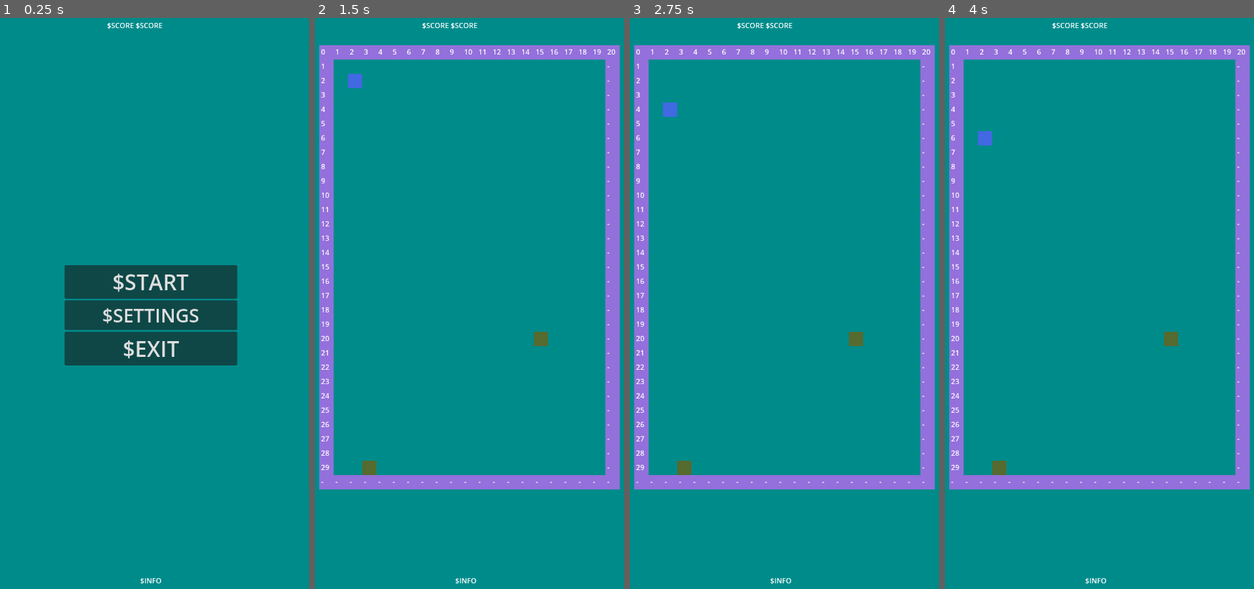
Above: before the commit, frames 1-4 (left to right).
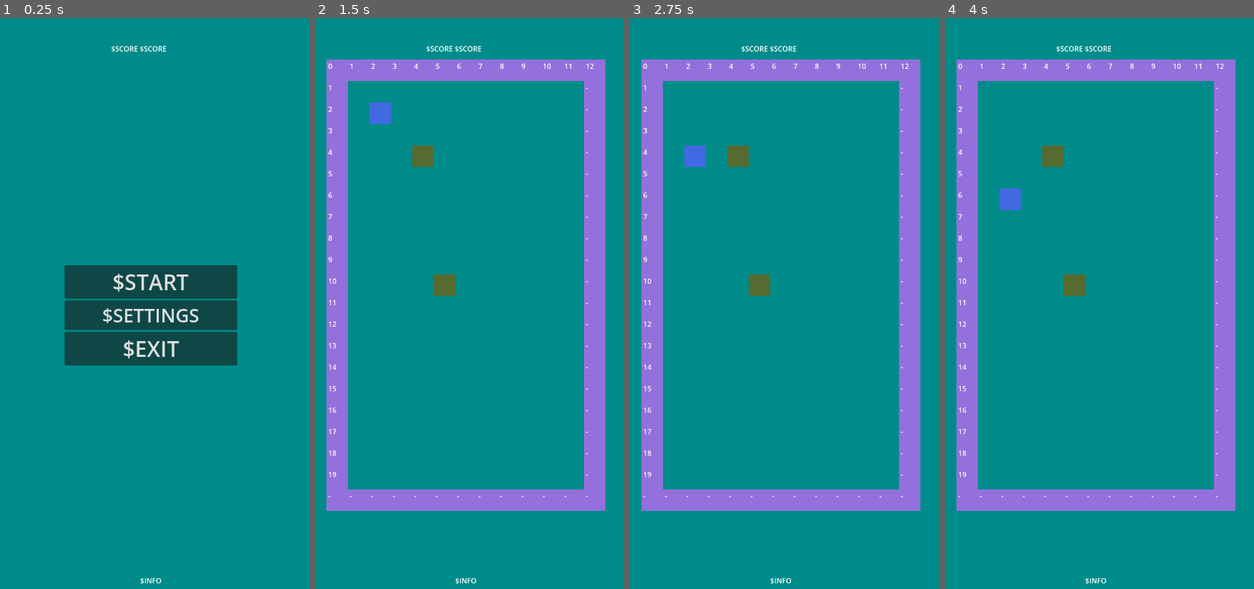
Above: after the commit, the same moments.

Repository: code-with-max/classic_snake_4
Game: Godot game, scene res://giu.tscn
Same seed, same stepped clock (60 frames per second), same inputs: the game is played once before the commit and once after it.
Inputs (mouse positions are in pixels of both pictures, inside the frame that each line leads up to):
- Up to frame 1 (0.25 s): no input
- Up to frame 2 (1.5 s): click "$START" at 0.5 s; tap Enter at 1.25 s; move the mouse to (537, 274) at 1.27 s
- Up to frame 3 (2.75 s): tap Space at 2 s; move the mouse to (716, 332) at 2.02 s
- Up to frame 4 (4 s): tap Enter at 2.75 s; move the mouse to (1127, 177) at 2.77 s; tap Space at 3.5 s; move the mouse to (1080, 417) at 3.52 s

The runs differ from the first frame. In frame 1, 0.2% of the frame differs, in the area x 34-54%, y 0-7%; in frame 2, 26%; in frame 3, 26%, in the area x 1-99%, y 0-87%; in frame 4, 26%.

Commit message:
Change scale to 48 pix

Diff:
--- a/food.tscn
+++ b/food.tscn
@@ -3,19 +3,19 @@
 [ext_resource type="Script" path="res://Food.gd" id="1_01fob"]
 
 [sub_resource type="RectangleShape2D" id="RectangleShape2D_ib4qw"]
-size = Vector2(30, 30)
+size = Vector2(46, 46)
 
 [node name="Food" type="Node2D" groups=["food"]]
 script = ExtResource( "1_01fob" )
 
 [node name="ColorRect" type="ColorRect" parent="."]
-offset_right = 32.0
-offset_bottom = 32.0
+offset_right = 48.0
+offset_bottom = 48.0
 
 [node name="Area2D" type="Area2D" parent="."]
 collision_layer = 8
 collision_mask = 0
 
 [node name="CollisionShape2D" type="CollisionShape2D" parent="Area2D"]
-position = Vector2(16, 16)
+position = Vector2(24, 24)
 shape = SubResource( "RectangleShape2D_ib4qw" )
--- a/giu.gd
+++ b/giu.gd
@@ -26,7 +26,7 @@
 #	$MC_center.visible = false
 #	$MC_center.set_visible(false)
 	$MC_center.hide()
-	snake_pit.set_position(Vector2(32, 64))
+	snake_pit.set_position(Vector2(48, 96))
 	add_child(snake_pit)
 	snake_pit.pit_is_destroyed.connect(on_pit_is_destroyed)
 
--- a/giu.tscn
+++ b/giu.tscn
@@ -19,9 +19,12 @@
 [node name="MC_top" type="MarginContainer" parent="."]
 anchor_left = 0.5
 anchor_right = 0.5
-offset_left = -98.0
-offset_right = 98.0
-offset_bottom = 40.0
+offset_left = -89.0
+offset_top = 52.0
+offset_right = 107.0
+offset_bottom = 92.0
+grow_horizontal = 2
+metadata/_edit_layout_mode = 1
 
 [node name="HBox" type="HBoxContainer" parent="MC_top"]
 offset_right = 196.0
--- a/globals.gd
+++ b/globals.gd
@@ -1,7 +1,7 @@
 extends Node
 
 
-const STEP = 32
+const STEP = 48
 const TIME_STEP = 0.8
 const DIRECTION_RELATIVE = 1
 
--- a/snake_head.tscn
+++ b/snake_head.tscn
@@ -3,21 +3,21 @@
 [ext_resource type="Script" path="res://Snake_head.gd" id="1_y1hmn"]
 
 [sub_resource type="RectangleShape2D" id="RectangleShape2D_i0a86"]
-size = Vector2(30, 30)
+size = Vector2(46, 46)
 
 [node name="Snake_head" type="Node2D"]
 script = ExtResource( "1_y1hmn" )
 
 [node name="ColorRect" type="ColorRect" parent="."]
-offset_right = 32.0
-offset_bottom = 32.0
+offset_right = 48.0
+offset_bottom = 48.0
 color = Color(0.0352941, 0.0196078, 1, 1)
 
 [node name="Area2D" type="Area2D" parent="ColorRect"]
 collision_mask = 14
 
 [node name="CollisionShape2D" type="CollisionShape2D" parent="ColorRect/Area2D"]
-position = Vector2(16, 16)
+position = Vector2(24, 24)
 shape = SubResource( "RectangleShape2D_i0a86" )
 
 [connection signal="area_entered" from="ColorRect/Area2D" to="." method="_on_area_2d_area_entered"]
--- a/snake_pit.gd
+++ b/snake_pit.gd
@@ -22,7 +22,7 @@
 	$Time_step.set_wait_time(G.TIME_STEP)
 	draw_walls()
 	head = Snake_head.instantiate()
-	head.set_position(Vector2(64, 64))
+	head.set_position(Vector2(96, 96))
 	add_child(head)
 #	button.button_down.connect(_on_button_down)
 #	This is Alfa function !!!
@@ -50,23 +50,23 @@
 func draw_walls():
 	var wall
 	# i fom 0 to 20
-	for i in range(0, 21):
+	for i in range(0, 13):
 		wall = Pit_wall.instantiate()
 		wall.set_position(Vector2(G.STEP * i, 0))
 		wall.show_num(i) # For debug
 		add_child(wall)
 		wall = Pit_wall.instantiate()
-		wall.set_position(Vector2(G.STEP * i, G.STEP * 30))
+		wall.set_position(Vector2(G.STEP * i, G.STEP * 20))
 		add_child(wall)
 
 	# y from 1 to 29
-	for y in range(1, 30):
+	for y in range(1, 20):
 		wall = Pit_wall.instantiate()
 		wall.set_position(Vector2(0, G.STEP * y))
 		wall.show_num(y) # For debug
 		add_child(wall)
 		wall = Pit_wall.instantiate()
-		wall.set_position(Vector2(G.STEP * 20, G.STEP * y))
+		wall.set_position(Vector2(G.STEP * 12, G.STEP * y))
 		add_child(wall)
 
 
@@ -74,9 +74,9 @@
 func drop_new_food():
 	var food = Snake_food.instantiate()
 	# get x_pos from 1 to 19 (* 32)
-	var x_pos = (randi() % 19 + 1) * G.STEP
+	var x_pos = (randi() % 11 + 1) * G.STEP
 	# get y_pos from 1 to 29 (* 32)
-	var y_pos = (randi() % 29 + 1) * G.STEP
+	var y_pos = (randi() % 19 + 1) * G.STEP
 	food.set_position(Vector2(x_pos, y_pos))
 #	Need deffered call
 #	add_child(food)
--- a/tail.tscn
+++ b/tail.tscn
@@ -3,14 +3,14 @@
 [ext_resource type="Script" path="res://Tail.gd" id="1_8nucb"]
 
 [sub_resource type="RectangleShape2D" id="RectangleShape2D_uyflm"]
-size = Vector2(30, 30)
+size = Vector2(46, 46)
 
 [node name="Tail" type="Node2D" groups=["obstacles"]]
 script = ExtResource( "1_8nucb" )
 
 [node name="ColorRect" type="ColorRect" parent="."]
-offset_right = 32.0
-offset_bottom = 32.0
+offset_right = 48.0
+offset_bottom = 48.0
 color = Color(0.329412, 0.396078, 1, 1)
 
 [node name="Label" type="Label" parent="."]
@@ -25,5 +25,5 @@
 collision_mask = 0
 
 [node name="CollisionShape2D" type="CollisionShape2D" parent="Area2D"]
-position = Vector2(16, 16)
+position = Vector2(24, 24)
 shape = SubResource( "RectangleShape2D_uyflm" )
--- a/wall.tscn
+++ b/wall.tscn
@@ -3,14 +3,14 @@
 [ext_resource type="Script" path="res://wall.gd" id="1_jk7ak"]
 
 [sub_resource type="RectangleShape2D" id="RectangleShape2D_i043t"]
-size = Vector2(30, 30)
+size = Vector2(46, 46)
 
 [node name="Wall" type="Node2D" groups=["obstacles"]]
 script = ExtResource( "1_jk7ak" )
 
 [node name="ColorRect" type="ColorRect" parent="."]
-offset_right = 32.0
-offset_bottom = 32.0
+offset_right = 48.0
+offset_bottom = 48.0
 
 [node name="Label_num" type="Label" parent="."]
 offset_left = 4.0
@@ -26,5 +26,5 @@
 collision_mask = 0
 
 [node name="CollisionShape2D" type="CollisionShape2D" parent="Area2D"]
-position = Vector2(16, 16)
+position = Vector2(24, 24)
 shape = SubResource( "RectangleShape2D_i043t" )
